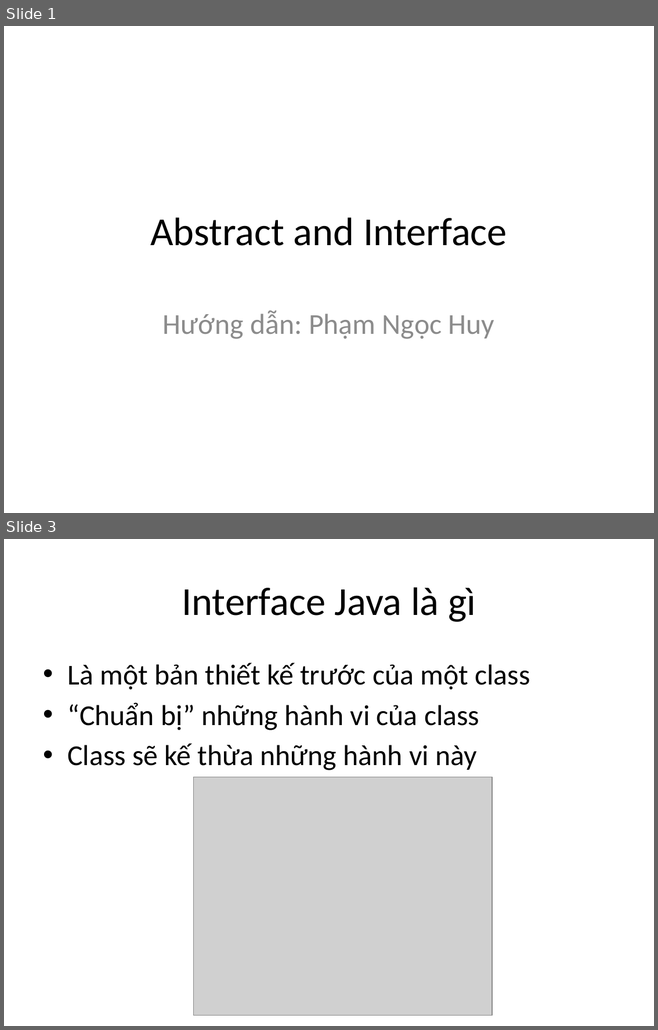
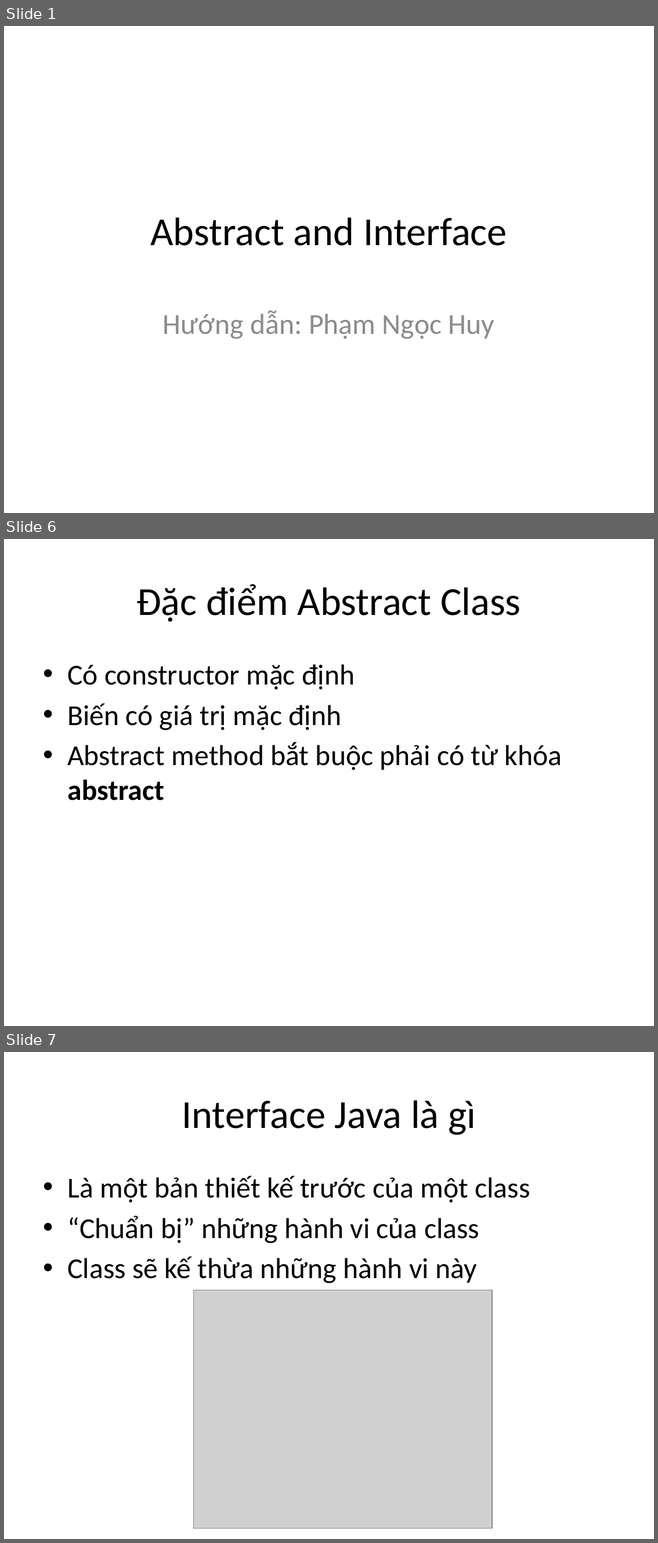
Before and after one commit to phithanh97cs/T3H, a slide deck: 5. Other/Free/Abstract and Interface.pptx. Shown one above the other, each under a label of ours: slides 1 and 3 before the commit, slides 1, 6 and 7 after it; the slides between them are not shown. The pictures are 658x1030 and 658x1543 pixels, drawn with LibreOffice and Linux fonts; fonts in the diff are those of the drawing; grey boxes stand for pictures. Boxes give left, top, right and bottom in pixels: in the first picture for what was removed or moved away, otherwise in the second. Text is boxed around its words. In the diff, an @@ line names an element or a change of style, - is before the commit and + after.

```diff
--- a/5. Other/Free/Abstract and Interface.pptx
+++ b/5. Other/Free/Abstract and Interface.pptx
@@ slide 6 added at [4, 539, 654, 1026], background #FFFFFF @@
@@ title added at [136, 584, 520, 622], 44 pt, text #000000 @@
+Đặc điểm Abstract Class
@@ text added at [67, 664, 561, 801], 32 pt, text #000000 @@
+• Có constructor mặc định
+• Biến có giá trị mặc định
+• Abstract method bắt buộc phải có từ khóa abstract
@@ what was slide 3 is now slide 7 @@
```
Also in this commit, not shown: 1 slide changed, 12 other slides added, 12 slides removed, 10 other files.
